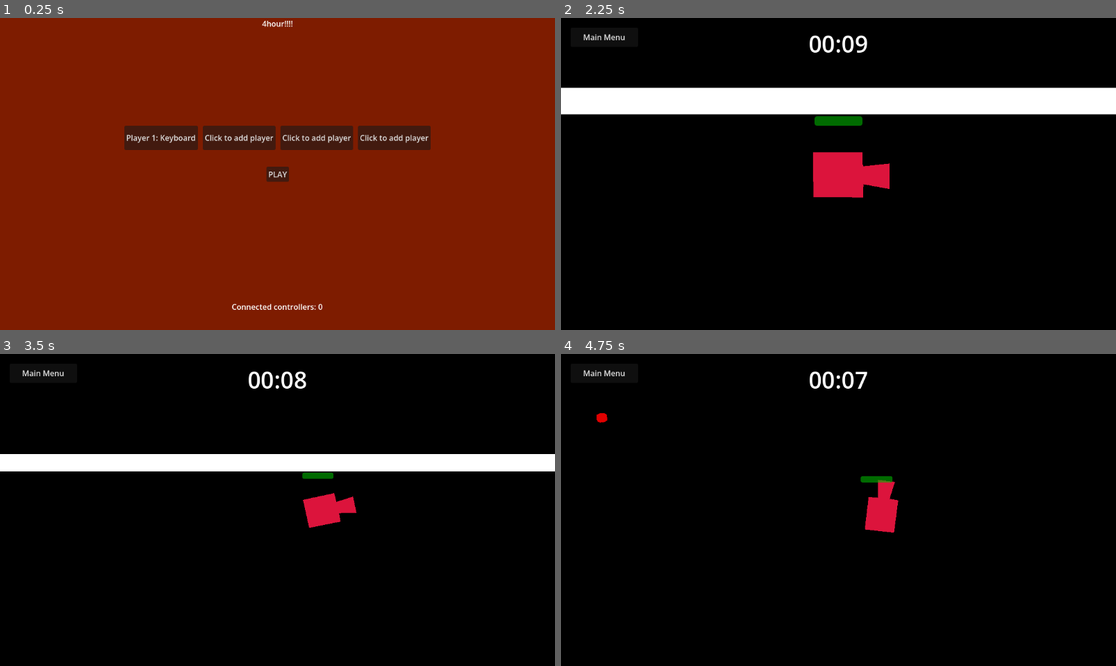
Above: before the commit, frames 1-4 (two rows, left to right).
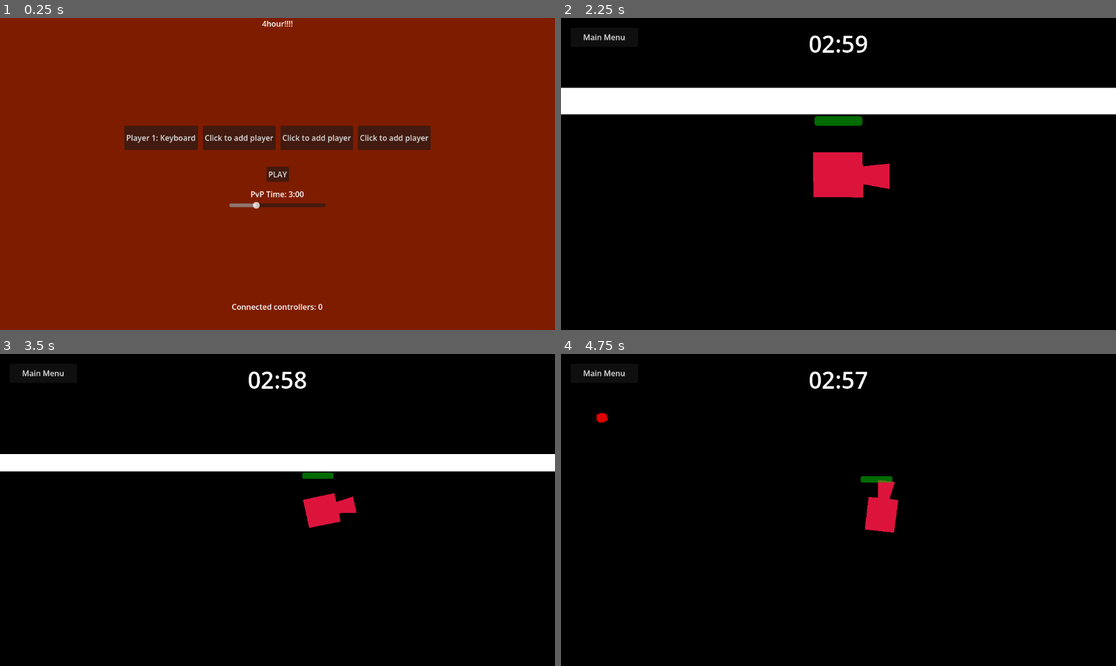
Above: after the commit, the same moments.

Repository: Henk-Studios/4hour
Game: Godot game, scene res://scenes/main.tscn
The game is run twice, just before and just after one commit, with the same random seed, the same clock (stepped at 60 frames per second) and the same inputs.
Inputs (mouse positions are in pixels of both pictures, inside the frame that each line leads up to):
- Up to frame 1 (0.25 s): no input
- Up to frame 2 (2.25 s): click "PLAY" at 0.5 s; click "Main Menu" at 1.25 s; click "PLAY" at 2 s
- Up to frame 3 (3.5 s): tap Enter at 2.75 s; move the mouse to (399, 494) at 2.77 s; hold D from 2.78 s (still down); tap R at 2.85 s; click (399, 494) at 2.92 s; tap Space at 3.02 s
- Up to frame 4 (4.75 s): move the mouse to (727, 525) at 3.52 s; release D at 3.53 s; hold S 3.53-4.28 s; tap M at 3.6 s; tap Space at 3.77 s; move the mouse to (894, 441) at 4.27 s; hold D from 4.28 s (still down); tap R at 4.35 s

The runs differ from the first frame. In frame 1, 0.3% of the frame differs, in the area x 41-59%, y 55-62%; in frame 2, 0.1%; in frame 3, 0.1%; in frame 4, 0.1%.

Commit message:
added time slider

Diff:
--- a/4-hour/scenes/main_menu.tscn
+++ b/4-hour/scenes/main_menu.tscn
@@ -2,7 +2,7 @@
 
 [ext_resource type="Script" uid="uid://qpf2ymnr66ml" path="res://scripts/main_menu.gd" id="1_l6cm7"]
 
-[node name="MainMenu" type="Control" unique_id=475911451 node_paths=PackedStringArray("play_button", "player_buttons_container", "controllers_label")]
+[node name="MainMenu" type="Control" unique_id=475911451 node_paths=PackedStringArray("play_button", "player_buttons_container", "controllers_label", "time_slider", "time_label")]
 layout_mode = 3
 anchors_preset = 15
 anchor_right = 1.0
@@ -13,6 +13,8 @@
 play_button = NodePath("PlayButton")
 player_buttons_container = NodePath("PlayerButtons")
 controllers_label = NodePath("ControllersLabel")
+time_slider = NodePath("TimeContainer/TimeSlider")
+time_label = NodePath("TimeContainer/TimeLabel")
 
 [node name="ColorRect" type="ColorRect" parent="." unique_id=762089415]
 layout_mode = 1
@@ -95,3 +97,29 @@
 grow_vertical = 0
 horizontal_alignment = 1
 text = "Connected controllers: 0"
+
+[node name="TimeContainer" type="VBoxContainer" parent="."]
+layout_mode = 1
+anchors_preset = 8
+anchor_left = 0.5
+anchor_top = 0.5
+anchor_right = 0.5
+anchor_bottom = 0.5
+offset_left = -100.0
+offset_top = 30.0
+offset_right = 100.0
+offset_bottom = 80.0
+grow_horizontal = 2
+grow_vertical = 2
+
+[node name="TimeLabel" type="Label" parent="TimeContainer"]
+layout_mode = 2
+text = "PvP Time: 3:00"
+horizontal_alignment = 1
+
+[node name="TimeSlider" type="HSlider" parent="TimeContainer"]
+layout_mode = 2
+min_value = 30.0
+max_value = 600.0
+step = 10.0
+value = 180.0
--- a/4-hour/scripts/main_menu.gd
+++ b/4-hour/scripts/main_menu.gd
@@ -4,6 +4,8 @@
 @export var play_button: Button
 @export var player_buttons_container: HBoxContainer
 @export var controllers_label: Label
+@export var time_slider: HSlider
+@export var time_label: Label
 
 var player_inputs: Array[int] = [-1, -1, -1, -1]
 # input mappings: -1 = none, 0 = keyboard, 1 = controller 0, 2 = controller 1, 3 = controller 2, 4 = controller 3
@@ -12,6 +14,8 @@
 
 func _ready() -> void:
 	play_button.pressed.connect(_on_play_button_pressed)
+	time_slider.value_changed.connect(_on_time_slider_value_changed)
+	_on_time_slider_value_changed(time_slider.value)
 
 	Input.joy_connection_changed.connect(_on_joy_connection_changed)
 	_update_controller_count()
@@ -90,4 +94,12 @@
 				"device_id": player_inputs[i] - 1 # -1 for keyboard, 0-3 for controllers
 			})
 
-	Manager.scene.change_scene("res://scenes/map.tscn", {"players": active_players})
+	Manager.scene.change_scene("res://scenes/map.tscn", {
+		"players": active_players,
+		"match_time": time_slider.value
+	})
+
+func _on_time_slider_value_changed(value: float) -> void:
+	var minutes = int(value) / 60
+	var seconds = int(value) % 60
+	time_label.text = "PvP Time: %d:%02d" % [minutes, seconds]
--- a/4-hour/scripts/map.gd
+++ b/4-hour/scripts/map.gd
@@ -16,6 +16,9 @@
 
 func setup(params: Dictionary) -> void:
 	print("Map scene setup with params: ", params)
+
+	if params.has("match_time"):
+		match_time = params["match_time"]
 
 	if params.has("players"):
 		var num_players = params["players"].size()
